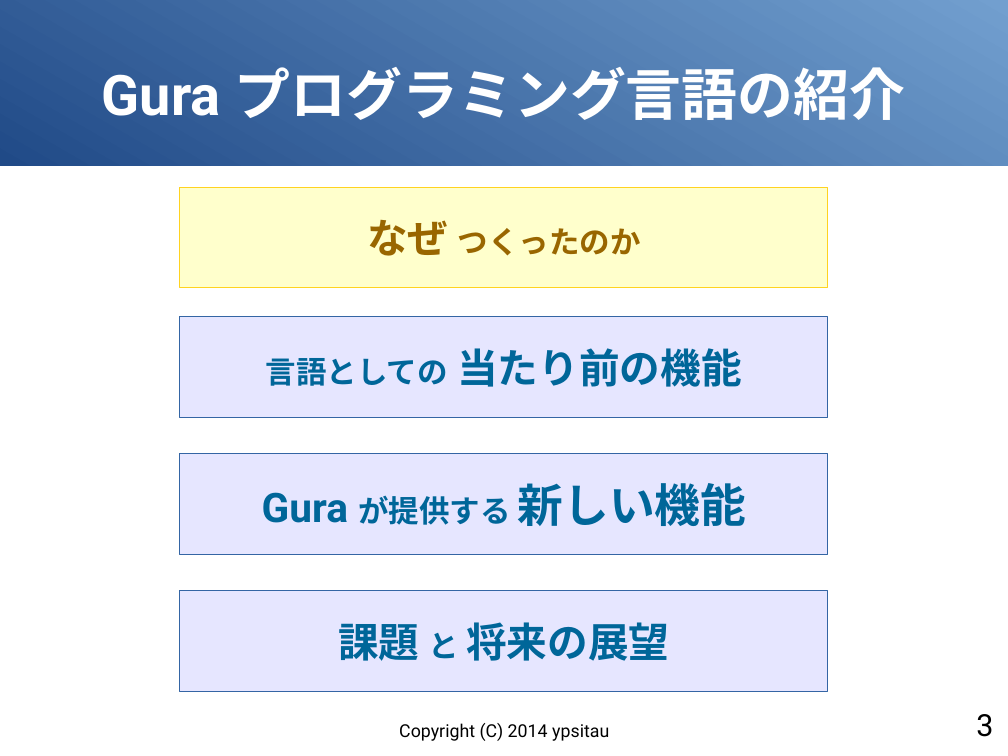
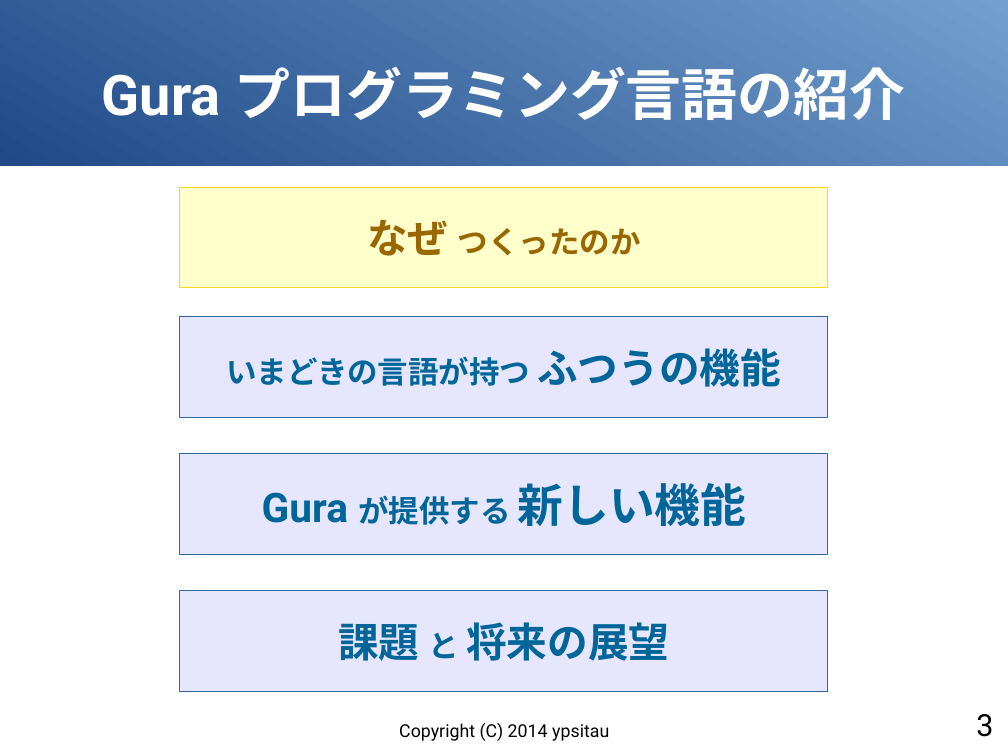
Before and after one commit to gura-lang/gura-doc, a slide deck: slide 3 of presentation/gura-introduction.odp. Drawn at 1008x756 pixels with LibreOffice and Linux fonts; fonts in the diff are those of the drawing. Boxes give left, top, right and bottom in pixels: in the first picture for what was removed or moved away, otherwise in the second. Text is boxed around its words. In the diff, an @@ line names an element or a change of style, - is before the commit and + after.

```diff
--- a/presentation/gura-introduction.odp
+++ b/presentation/gura-introduction.odp
@@ text in rectangle at (x1=226, y1=348, x2=781, y2=387): text changed; size 32 to 24 pt @@
-言語としての 当たり前の機能
+いまどきの言語が持つ ふつうの機能
```
Also in this commit, not shown: 4 other slides changed, 2 slides added.
